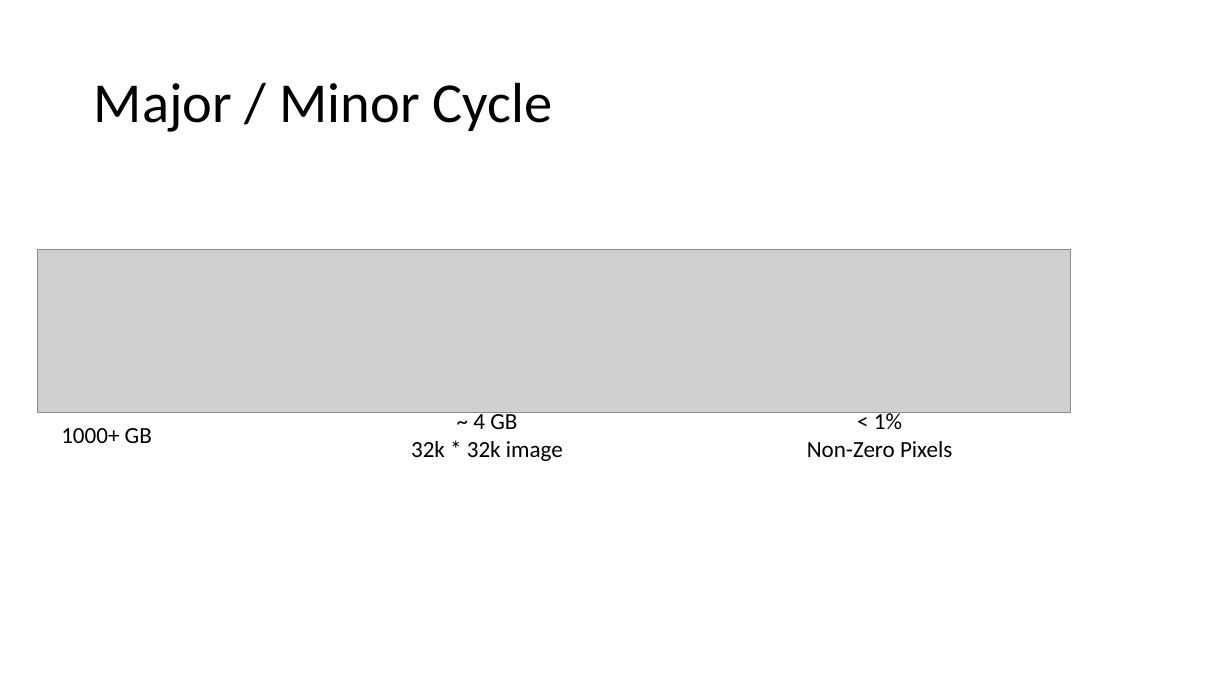
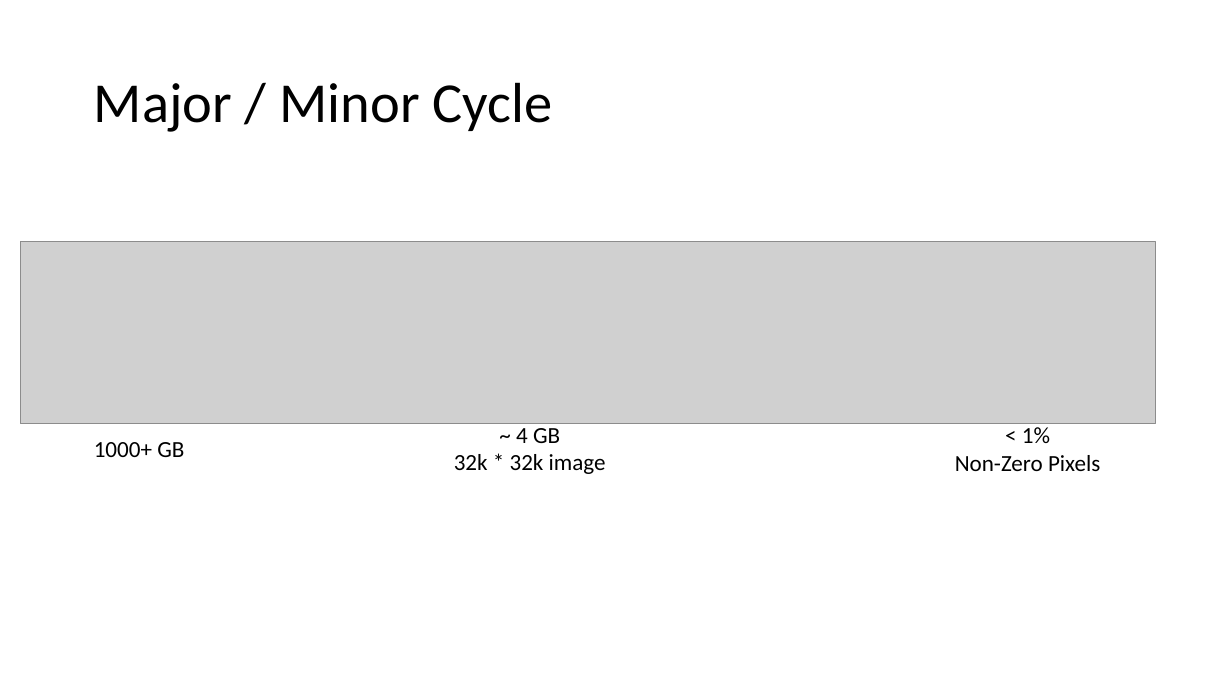
Before and after one commit to lord-blueberry/p9-doc, a slide deck: slide 5 of SKA-Days/Towards Distributed Image Reconstruction.pptx (slide 14 before the commit). Drawn at 1232x693 pixels with LibreOffice and Linux fonts; fonts in the diff are those of the drawing; grey boxes stand for pictures. Boxes give left, top, right and bottom in pixels: in the first picture for what was removed or moved away, otherwise in the second. Text is boxed around its words. In the diff, an @@ line names an element or a change of style, - is before the commit and + after.

```diff
--- a/SKA-Days/Towards Distributed Image Reconstruction.pptx
+++ b/SKA-Days/Towards Distributed Image Reconstruction.pptx
@@ picture: place and size @@
-picture at (38,250,1071,412)
+picture at (20,241,1155,423)
@@ text "~ 4 GB": place and size @@
-text "~ 4 GB" at (411,409,563,461)
+text "~ 4 GB" at (454,423,606,474)
@@ text "< 1%": place and size @@
-text "< 1%" at (807,409,952,457)
+text "< 1%" at (955,423,1100,471)
@@ text "1000+ GB": place and size @@
-text "1000+ GB" at (61,428,152,443)
+text "1000+ GB" at (94,442,184,457)
```
Also in this commit, not shown: 11 other slides changed, 3 slides added, 13 slides removed, 2 other files.
